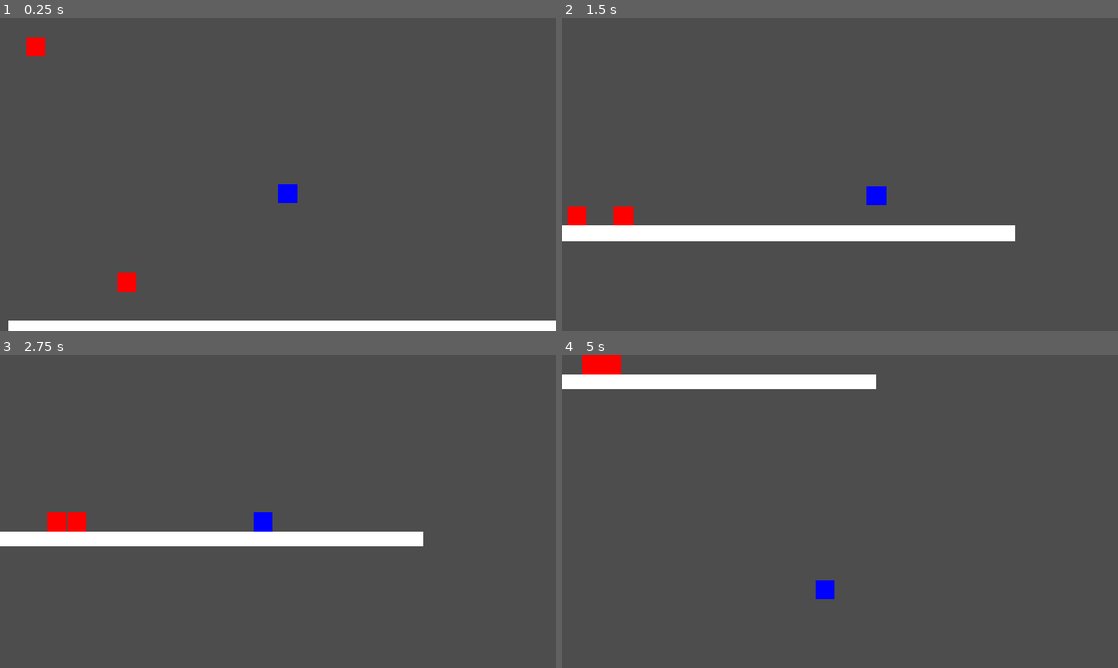
Above: before the commit, frames 1-4 (two rows, left to right).
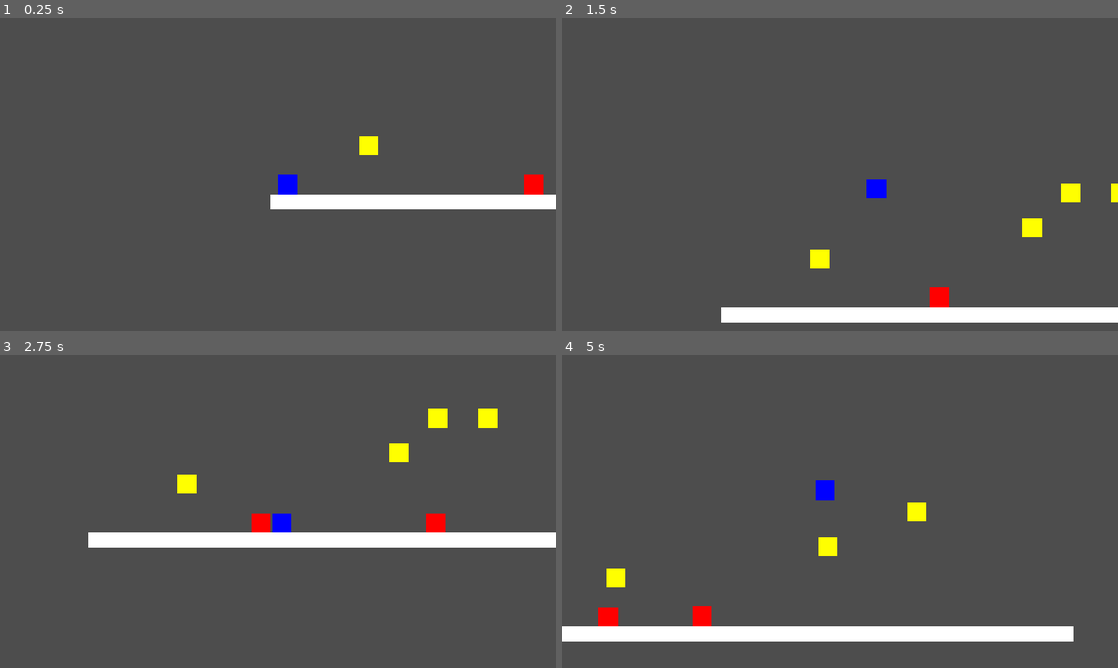
Above: after the commit, the same moments.

Repository: joshuafolkken/platformer
Game: Godot game, scene res://scenes/stage1.tscn
The game is run twice, just before and just after one commit, with the same random seed, the same clock (stepped at 60 frames per second) and the same inputs.
Inputs:
- Up to frame 1 (0.25 s): no input
- Up to frame 2 (1.5 s): hold Right (ui_right) from 0.53 s (still down); tap Space (jump) at 0.77 s
- Up to frame 3 (2.75 s): tap Space (jump) at 1.52 s; release Right (ui_right) at 2.03 s; hold Left (ui_left) from 2.03 s (still down)
- Up to frame 4 (5 s): release Left (ui_left) at 2.78 s; hold Right (ui_right) 2.78-4.28 s; tap Space (jump) at 3.02, 3.77, 4.52 s; hold Left (ui_left) from 4.28 s (still down)

The runs differ from the first frame. In frame 1, 6.6% of the frame differs, in the area x 1-100%, y 6-100%; in frame 2, 9.2%, in the area x 0-100%, y 51-98%; in frame 3, 4.2%; in frame 4, 9.0%.

Commit message:
coin #24

Diff:
--- a/scenes/audio.tscn
+++ b/scenes/audio.tscn
@@ -1,8 +1,9 @@
-[gd_scene load_steps=4 format=3 uid="uid://cmrmkmx52t1gp"]
+[gd_scene load_steps=5 format=3 uid="uid://cmrmkmx52t1gp"]
 
 [ext_resource type="AudioStream" uid="uid://3avyyqm6lywr" path="res://assets/audio/PrettySky.ogg" id="1_6n3bj"]
 [ext_resource type="AudioStream" uid="uid://r4ey7ywbjf4k" path="res://assets/audio/Jump.ogg" id="2_f5a2e"]
 [ext_resource type="AudioStream" uid="uid://chrq5hrhnhcd1" path="res://assets/audio/Hit.ogg" id="3_hlm5c"]
+[ext_resource type="AudioStream" uid="uid://cgy6q64n1smil" path="res://assets/audio/Coin.ogg" id="4_hlm5c"]
 
 [node name="Audio" type="Node"]
 
@@ -15,3 +16,6 @@
 
 [node name="Hit" type="AudioStreamPlayer" parent="."]
 stream = ExtResource("3_hlm5c")
+
+[node name="Coin" type="AudioStreamPlayer" parent="."]
+stream = ExtResource("4_hlm5c")
--- /dev/null
+++ b/scenes/coin.tscn
@@ -0,0 +1,20 @@
+[gd_scene load_steps=3 format=3 uid="uid://behitpc4vyp3t"]
+
+[ext_resource type="Script" uid="uid://digl1nnc5xokm" path="res://scripts/coin.gd" id="1_rwqht"]
+
+[sub_resource type="RectangleShape2D" id="RectangleShape2D_kahox"]
+size = Vector2(40, 40)
+
+[node name="Coin" type="ColorRect"]
+offset_right = 40.0
+offset_bottom = 40.0
+color = Color(1, 1, 0, 1)
+script = ExtResource("1_rwqht")
+
+[node name="Area" type="Area2D" parent="."]
+
+[node name="Shape" type="CollisionShape2D" parent="Area"]
+position = Vector2(20, 20)
+shape = SubResource("RectangleShape2D_kahox")
+
+[connection signal="body_entered" from="Area" to="." method="_on_area_body_entered"]
--- a/scenes/enemy.tscn
+++ b/scenes/enemy.tscn
@@ -24,6 +24,7 @@
 metadata/_edit_lock_ = true
 
 [node name="Area2D" type="Area2D" parent="."]
+metadata/_edit_lock_ = true
 
 [node name="Shape" type="CollisionShape2D" parent="Area2D"]
 position = Vector2(20, 0)
--- a/scenes/stage1.tscn
+++ b/scenes/stage1.tscn
@@ -1,8 +1,9 @@
-[gd_scene load_steps=6 format=3 uid="uid://f27as1cep5mg"]
+[gd_scene load_steps=7 format=3 uid="uid://f27as1cep5mg"]
 
 [ext_resource type="Script" uid="uid://bmhm13t5cfb6j" path="res://scripts/stage_1.gd" id="1_b4cv3"]
 [ext_resource type="Script" uid="uid://sxslcxicaxn2" path="res://scripts/character.gd" id="1_v53cv"]
 [ext_resource type="PackedScene" uid="uid://1ajrxx8nj7g3" path="res://scenes/enemy.tscn" id="2_b1kto"]
+[ext_resource type="PackedScene" uid="uid://behitpc4vyp3t" path="res://scenes/coin.tscn" id="4_ft3hr"]
 
 [sub_resource type="RectangleShape2D" id="RectangleShape2D_0wfyh"]
 size = Vector2(1152, 32)
@@ -29,8 +30,9 @@
 metadata/_edit_lock_ = true
 
 [node name="Character" type="CharacterBody2D" parent="."]
-position = Vector2(560, 304)
+position = Vector2(16, 576)
 script = ExtResource("1_v53cv")
+metadata/_edit_lock_ = true
 
 [node name="Shape" type="CollisionShape2D" parent="Character"]
 position = Vector2(19, 19)
@@ -48,8 +50,33 @@
 metadata/_edit_lock_ = true
 
 [node name="Enemy" parent="." instance=ExtResource("2_b1kto")]
-position = Vector2(208, 488)
+position = Vector2(544, 576)
 
 [node name="Enemy2" parent="." instance=ExtResource("2_b1kto")]
+position = Vector2(1112, 0)
 move_speed = 150
 can_tread = true
+
+[node name="Coin" parent="." instance=ExtResource("4_ft3hr")]
+offset_left = 184.0
+offset_top = 496.0
+offset_right = 224.0
+offset_bottom = 536.0
+
+[node name="Coin2" parent="." instance=ExtResource("4_ft3hr")]
+offset_left = 624.0
+offset_top = 432.0
+offset_right = 664.0
+offset_bottom = 472.0
+
+[node name="Coin3" parent="." instance=ExtResource("4_ft3hr")]
+offset_left = 704.0
+offset_top = 360.0
+offset_right = 744.0
+offset_bottom = 400.0
+
+[node name="Coin4" parent="." instance=ExtResource("4_ft3hr")]
+offset_left = 808.0
+offset_top = 360.0
+offset_right = 848.0
+offset_bottom = 400.0
--- a/scripts/character.gd
+++ b/scripts/character.gd
@@ -1,14 +1,14 @@
 extends CharacterBody2D
 
 const SPEED = 300.0
-const JUMP_VELOCITY = -400.0
+const JUMP_VELOCITY = -1000.0
 const FRICTION = 20.0
 
 
 func _physics_process(delta: float) -> void:
 	# Add the gravity.
 	if not is_on_floor():
-		velocity += get_gravity() * delta
+		velocity += get_gravity() * 2 * delta
 
 	# Handle jump.
 	if Input.is_action_just_pressed("jump") and is_on_floor():
--- /dev/null
+++ b/scripts/coin.gd
@@ -0,0 +1,7 @@
+extends ColorRect
+
+
+func _on_area_body_entered(body: Node2D) -> void:
+	if body.name == "Character":
+		Audio.get_node("Coin").play()
+		queue_free()
--- a/scripts/enemy.gd
+++ b/scripts/enemy.gd
@@ -8,7 +8,7 @@
 	if not is_on_floor():
 		velocity += get_gravity() * delta
 
-	velocity.x = move_speed
+	velocity.x = -move_speed
 
 	move_and_slide()
 
Not shown, added: assets/audio/Coin.ogg.import
Not shown, added: scripts/coin.gd.uid
Not shown, added: assets/audio/Coin.ogg
